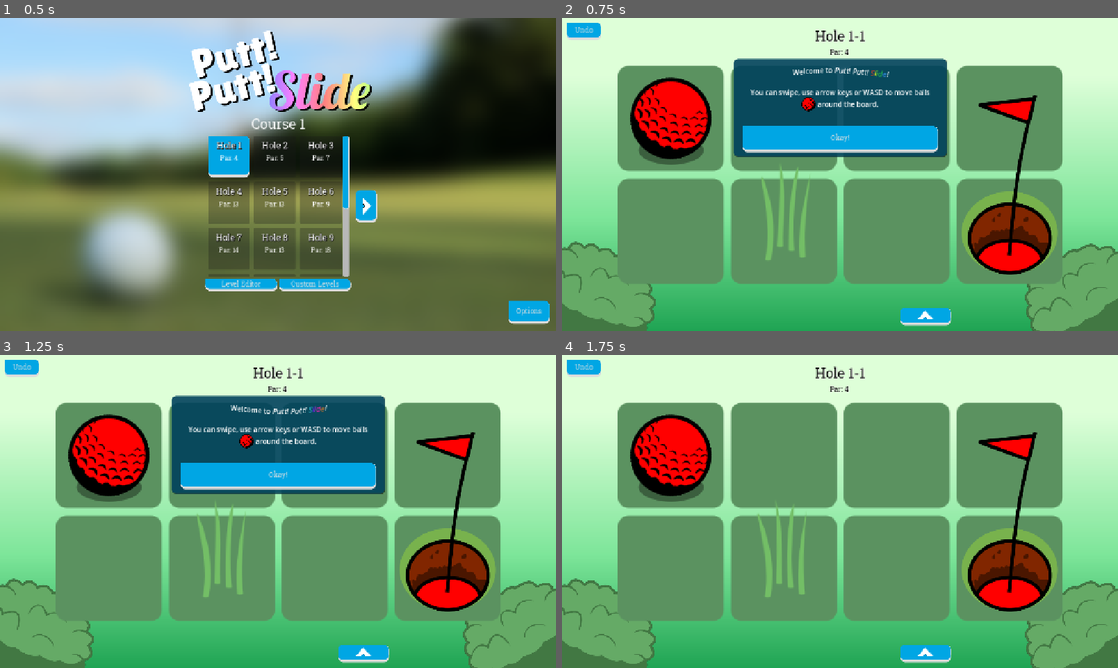
Above: before the commit, frames 1-4 (two rows, left to right).
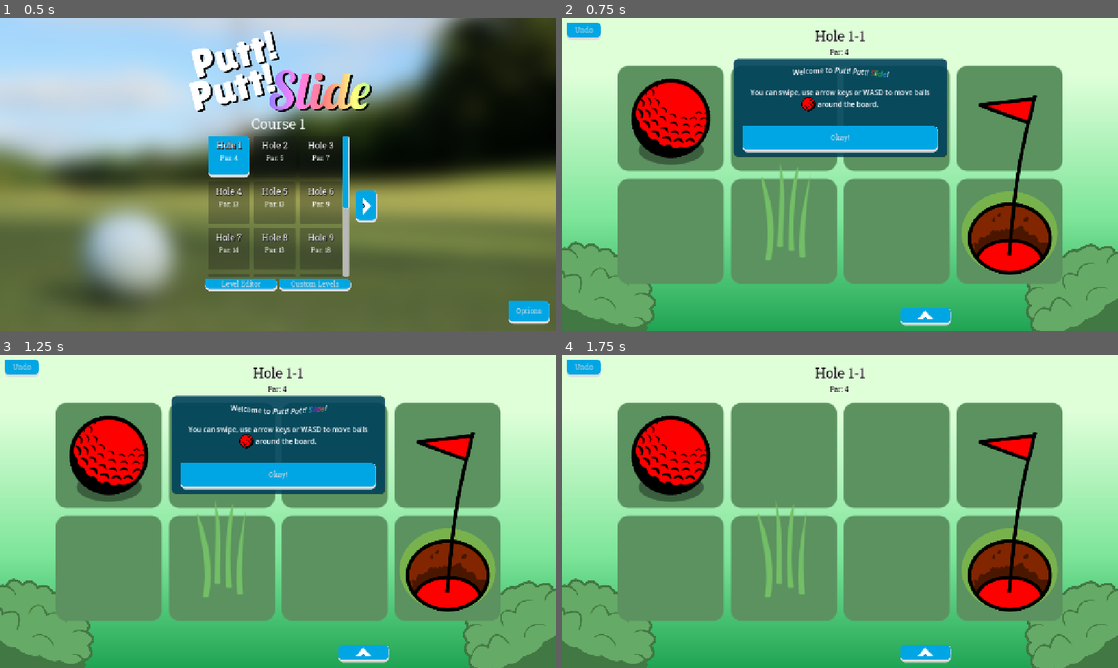
Above: after the commit, the same moments.

Repository: twincannon/GemSlide
Game: Godot game, scene res://scenes/splash_screen.tscn
Two runs of this game, one before a commit and one after it. Both use one fixed random seed, a clock stepped at 60 frames per second and the inputs below. Sound files missing from this copy of the repository are replaced by a short silence.
Inputs (mouse positions are in pixels of both pictures, inside the frame that each line leads up to):
- Up to frame 1 (0.5 s): no input
- Up to frame 2 (0.75 s): click (789, 155) at 0.5 s
- Up to frame 3 (1.25 s): no input
- Up to frame 4 (1.75 s): click "Okay!" at 1.25 s

Frame 1 is identical in both runs. In frame 2, 0.8% of the frame differs, in the area x 12-27%, y 18-46%; in frame 3, 0.8%; in frame 4, 0.8%.

Commit message:
Bombs, and other sneaky stuff

Diff:
--- a/scenes/entities/bomb.tscn
+++ b/scenes/entities/bomb.tscn
@@ -1,3 +1,50 @@
-[gd_scene format=3 uid="uid://be2l8tq8cuvqu"]
+[gd_scene load_steps=7 format=3 uid="uid://be2l8tq8cuvqu"]
+
+[ext_resource type="Script" uid="uid://dfosxdl403vbm" path="res://scripts/entities/bomb.gd" id="1_5hsef"]
+[ext_resource type="Texture2D" uid="uid://jw3bd5vhb8n" path="res://assets/art/bomb.png" id="1_b0vwv"]
+[ext_resource type="Texture2D" uid="uid://bw8jaiv5svurd" path="res://assets/art/bomb_fuse.png" id="2_5hsef"]
+[ext_resource type="Texture2D" uid="uid://dobutktmedt4a" path="res://assets/art/golfball_shadow.png" id="4_fscv5"]
+[ext_resource type="Texture2D" uid="uid://bjdd812ema07l" path="res://assets/art/vfx/particle_teleport.png" id="4_x01k1"]
+[ext_resource type="PackedScene" uid="uid://cn73bwxkrv5v8" path="res://scenes/components/color_component.tscn" id="5_ei0wy"]
 
 [node name="Bomb" type="Node2D"]
+script = ExtResource("1_5hsef")
+
+[node name="BlockedAnchor" type="Node2D" parent="."]
+
+[node name="BombSprite" type="Sprite2D" parent="BlockedAnchor"]
+unique_name_in_owner = true
+z_index = 100
+scale = Vector2(0.5, 0.5)
+texture = ExtResource("1_b0vwv")
+
+[node name="BombFuseSprite" type="Sprite2D" parent="BlockedAnchor"]
+unique_name_in_owner = true
+z_index = 101
+scale = Vector2(0.5, 0.5)
+texture = ExtResource("2_5hsef")
+
+[node name="BombFuseVFX" type="CPUParticles2D" parent="BlockedAnchor/BombFuseSprite"]
+unique_name_in_owner = true
+visible = false
+position = Vector2(106, -106)
+amount = 2
+texture = ExtResource("4_x01k1")
+lifetime = 0.1
+fixed_fps = 30
+local_coords = true
+gravity = Vector2(0, 0)
+angle_min = -720.0
+angle_max = 720.0
+scale_amount_min = 0.5
+scale_amount_max = 0.5
+color = Color(1, 0.933333, 0.27451, 1)
+
+[node name="ShadowSprite" type="Sprite2D" parent="BlockedAnchor"]
+unique_name_in_owner = true
+z_index = 99
+scale = Vector2(0.8, 0.95)
+texture = ExtResource("4_fscv5")
+
+[node name="ColorComponent" parent="." node_paths=PackedStringArray("node_to_colorize") instance=ExtResource("5_ei0wy")]
+node_to_colorize = NodePath("../BlockedAnchor/BombSprite")
--- a/scenes/entities/gem.tscn
+++ b/scenes/entities/gem.tscn
@@ -9,7 +9,6 @@
 script = ExtResource("1_jy8aq")
 
 [node name="BlockedAnchor" type="Node2D" parent="."]
-scale = Vector2(0.9, 0.9)
 
 [node name="GemSpriteRotAnchor" type="Node2D" parent="BlockedAnchor"]
 unique_name_in_owner = true
@@ -17,8 +16,15 @@
 [node name="GemSprite" type="Sprite2D" parent="BlockedAnchor/GemSpriteRotAnchor"]
 unique_name_in_owner = true
 z_index = 100
-scale = Vector2(0.8, 0.8)
+scale = Vector2(0.7, 0.7)
 texture = ExtResource("2_7klkk")
+
+[node name="ShadowSprite" type="Sprite2D" parent="BlockedAnchor"]
+unique_name_in_owner = true
+z_index = 99
+position = Vector2(0, 12.5)
+scale = Vector2(0.7, 0.7)
+texture = ExtResource("4_oxrsg")
 
 [node name="ColorblindHelper" type="Sprite2D" parent="."]
 
@@ -45,9 +51,3 @@
 text = "0,0"
 horizontal_alignment = 1
 metadata/_edit_use_anchors_ = true
-
-[node name="GemShadow" type="Sprite2D" parent="."]
-z_index = 99
-position = Vector2(0, 12.5)
-scale = Vector2(0.7, 0.7)
-texture = ExtResource("4_oxrsg")
--- a/scenes/entities/water_hazard.tscn
+++ b/scenes/entities/water_hazard.tscn
@@ -21,8 +21,3 @@
 volume_db = -6.0
 attenuation = 0.00124468
 bus = &"SFX"
-
-[node name="Timer" type="Timer" parent="."]
-one_shot = true
-
-[connection signal="timeout" from="Timer" to="." method="_on_timer_timeout"]
--- /dev/null
+++ b/scripts/entities/bomb.gd
@@ -0,0 +1,31 @@
+class_name Bomb
+extends Gem
+
+var ignited = false
+var ignite_next_move = false
+
+func _ready():
+	entity_sprite = %BombSprite
+	moves = true
+	gem_rotates = false
+
+func ignite_fuse():
+	ignite_next_move = true
+	%BombFuseVFX.visible = true
+
+func on_goal_entered(_goal):
+	super(_goal)
+	%BombFuseSprite.visible = false
+	%BombFuseVFX.visible = false
+
+func _on_movement_tween_done(dir):
+	super(dir)
+	if ignited and !gem_in_goal:
+		explode()
+	elif ignite_next_move:
+		ignited = true
+
+func explode():
+	Globals.get_game_node().queue_entity_for_removal(self)
+	$BlockedAnchor.visible = false
+	#todo: move adjacent entities/destroy rocks
--- a/scripts/entities/entity.gd
+++ b/scripts/entities/entity.gd
@@ -6,6 +6,8 @@
 
 var movement_tween_duration := 0.25
 var movement_tween_queue_time := 0.2
+
+var queue_free_timer_length = 1.0
 
 var grid_pos:Vector2i : set = set_grid_pos # Position on game grid
 @onready var distance_to_move := Globals.get_entity_movement_distance() # I want this to be const
@@ -181,3 +183,11 @@
 		moves = properties["moves"]
 	if properties.has("stuck"):
 		stuck = properties["stuck"]
+
+func start_free_timer():
+	#if needed, add an "is dead" var here so we know the entity is headed for the dumpster
+	get_tree().create_timer(queue_free_timer_length).timeout.connect(_on_free_timer_done.bind())
+
+func _on_free_timer_done():
+	queue_free()
+	Globals.get_game_node().check_goal()
--- a/scripts/entities/gem.gd
+++ b/scripts/entities/gem.gd
@@ -9,13 +9,15 @@
 var goal_tween:Tween
 var goal_tween_duration := 1.0
 
+var gem_rotates = true
+
 #@onready var floating_text_scene = preload("res://scenes/floating_text.tscn")
 
 func _ready():
 	entity_sprite = %GemSprite
 	moves = true
 	%GemSpriteRotAnchor.rotation = randf_range(-PI, PI)
-	add_to_group("gems")
+	add_to_group("gems") #is this used?
 
 func _initialize_entity(game:Game):
 	connect("on_goal_animation_finished", game.on_gem_goal_anim_finished.bind())
@@ -43,7 +45,8 @@
 
 	movement_tween.tween_property(self, "position", offset, tween_dur).as_relative()
 	var rot_dir = 1.5 if (_dir == Vector2i.RIGHT or _dir == Vector2i.DOWN) else -1.5
-	movement_tween.tween_property(%GemSpriteRotAnchor, "rotation", rot_dir, tween_dur).as_relative()
+	if gem_rotates:
+		movement_tween.tween_property(%GemSpriteRotAnchor, "rotation", rot_dir, tween_dur).as_relative()
 	movement_tween.chain().tween_callback(_on_movement_tween_done.bind(_dir))
 
 	#movement_tween.finished.connect(_on_movement_tween_done.bind(_dir))
@@ -66,7 +69,7 @@
 func on_goal_entered(_goal):
 	moves = false
 	gem_in_goal = true
-	$GemShadow.visible = false
+	%ShadowSprite.visible = false
 
 func goal_animation_finished():
 	goal_tween.stop() # Ensure our Tween doesn't report as running this frame
--- a/scripts/entities/water_hazard.gd
+++ b/scripts/entities/water_hazard.gd
@@ -1,7 +1,5 @@
 extends Entity
 class_name WaterHazard
-
-@onready var timer := $Timer
 
 var water_vfx_scene = preload("res://scenes/vfx/vfx_water.tscn")
 
@@ -21,12 +19,3 @@
 
 	var vfx = water_vfx_scene.instantiate()
 	add_child(vfx)
-
-	for e in Globals.get_game_node().entities:
-		var water = e as WaterHazard
-		if water:
-			water.timer.stop()
-	timer.start()
-
-func _on_timer_timeout():
-	Globals.get_game_node().check_goal()
--- a/scripts/game.gd
+++ b/scripts/game.gd
@@ -45,8 +45,7 @@
 func _ready():
 	get_tree().get_root().size_changed.connect(on_viewport_changed.bind())
 
-	undo_manager = UndoManager.new()
-	undo_manager.game = self
+	undo_manager = UndoManager.new(self)
 
 	if Globals.current_level_data:
 		data = Globals.current_level_data.get_data()
@@ -128,6 +127,14 @@
 		e._initialize_entity(self)
 	on_viewport_changed()
 
+	#var solver = PuzzleSolver.new(self)
+	#var solution = solver.solve_level()
+	#if solution.size() > 0:
+		#print("Optimal solution found in ", solution.size(), " moves")
+		#print("Solution: ", solution)
+	#else:
+		#print("Level is unsolvable or too complex")
+
 func add_entity_to_grid(entity:Entity, grid_pos:Vector2i):
 	$GridAnchor.add_child(entity)
 	entity.position = get_position_at_grid_pos(grid_pos)
@@ -174,6 +181,7 @@
 	# Process our entities queued for removal - do this here instead of during movement so we don't cause bugs with iteration
 	for e in entities_to_remove:
 		entities.erase(e)
+		e.start_free_timer()
 	entities_to_remove.clear()
 
 	if !check_goals_and_winnable()[1]:
@@ -434,6 +442,9 @@
 func on_goal_filled(_goal):
 	$Audio/GoalAudioPlayer.stream = goal_sound
 	$Audio/GoalAudioPlayer.play()
+	for e in entities:
+		if e is Bomb and e.gem_in_goal == false:
+			e.ignite_fuse()
 
 func on_game_over(won):
 	game_state = GameState.END
--- a/scripts/globals.gd
+++ b/scripts/globals.gd
@@ -24,7 +24,9 @@
 	WaterHazard,
 	Teleporter,
 	Button,
-	Bomb
+	BombRed,
+	BombGreen,
+	BombBlue
 }
 
 var COLOR_RED := Color.RED
--- a/scripts/level_editor/entity_icon_base.gd
+++ b/scripts/level_editor/entity_icon_base.gd
@@ -11,6 +11,7 @@
 var water_hazard_scene = preload("res://scenes/entities/water_hazard.tscn")
 var teleporter_scene = preload("res://scenes/entities/teleporter.tscn")
 var pressure_plate_scene = preload("res://scenes/entities/pressure_plate.tscn")
+var bomb_scene = preload("res://scenes/entities/bomb.tscn")
 
 var icon_ball = preload("res://assets/art/golfball.png")
 var icon_goal = preload("res://assets/art/goal.png")
@@ -21,6 +22,7 @@
 var icon_water = preload("res://assets/art/waterhazard.png")
 var icon_rock = preload("res://assets/art/rock.png")
 var icon_button = preload("res://assets/art/button_up.png")
+var icon_bomb = preload("res://assets/art/bomb.png")
 
 @export var entity_type:Globals.EntityType : set = set_entity_type
 @export var entity_text:String : set = set_entity_text
@@ -112,6 +114,18 @@
 		Globals.EntityType.Button:
 			entity_text = "btn"
 			entity_icon.texture = icon_button
+		Globals.EntityType.BombRed:
+			entity_text = "bomb"
+			entity_color = Color.RED
+			entity_icon.texture = icon_bomb
+		Globals.EntityType.BombGreen:
+			entity_text = "bomb"
+			entity_color = Color.GREEN
+			entity_icon.texture = icon_bomb
+		Globals.EntityType.BombBlue:
+			entity_text = "bomb"
+			entity_color = Color.BLUE
+			entity_icon.texture = icon_bomb
 		_:
 			entity_text = ""
 			entity_color = Color.WHITE
@@ -147,6 +161,8 @@
 	return entity_text.to_lower() == "tele"
 func is_pressureplate():
 	return entity_text.to_lower() == "btn"
+func is_bomb():
+	return entity_text.to_lower() == "bomb"
 func is_red():
 	return entity_color.r >= 0.8 and entity_color.g < 0.2 and entity_color.b < 0.2
 func is_green():
@@ -174,6 +190,8 @@
 		entity = teleporter_scene.instantiate() as Teleporter
 	elif is_pressureplate():
 		entity = pressure_plate_scene.instantiate() as PressurePlate
+	elif is_bomb():
+		entity = bomb_scene.instantiate() as Bomb
 	elif entity_text == "#":
 		entity = tile_blocker_scene.instantiate() as TileBlocker
 
--- /dev/null
+++ b/scripts/solver.gd
@@ -0,0 +1,387 @@
+extends Node
+class_name PuzzleSolver
+
+# Optimized game state representation
+class GameState:
+	var grid_size: Vector2i
+	var entity_positions: Dictionary = {} # entity_id -> position
+	var entity_states: Dictionary = {} # entity_id -> state_data
+	var moves: int = 0
+	var parent_state: GameState = null
+	var last_move: Vector2i = Vector2i.ZERO
+
+	func _init(size: Vector2i, ents: Array[Entity] = [], move_count: int = 0):
+		grid_size = size
+		moves = move_count
+
+		# Store entity positions and states more efficiently
+		for entity in ents:
+			var entity_id = str(entity.entity_type) + "_" + str(entity.entity_id) + "_" + str(entity.grid_pos)
+			entity_positions[entity_id] = entity.grid_pos
+
+			var state_data = {}
+			# Store the moves property - this determines if the entity can move
+			state_data["moves"] = entity.moves
+			state_data["stuck"] = entity.stuck
+
+			if entity is Gem:
+				var gem = entity as Gem
+				state_data["gem_in_goal"] = gem.gem_in_goal
+				state_data["color"] = gem.get_node("ColorComponent").color
+			elif entity is Goal:
+				var goal = entity as Goal
+				state_data["filled"] = goal.filled
+				state_data["color"] = goal.get_node("ColorComponent").color
+			elif entity is SandTrap:
+				var sand = entity as SandTrap
+				state_data["moves_to_escape"] = sand.moves_to_escape
+			elif entity is WaterHazard:
+				state_data["type"] = "water"
+
+			entity_states[entity_id] = state_data
+
+	func get_hash() -> String:
+		var hash_parts = []
+		hash_parts.append(str(grid_size))
+		hash_parts.append(str(moves))
+
+		# Sort entity IDs for consistent hashing
+		var sorted_ids = entity_positions.keys()
+		sorted_ids.sort()
+
+		for entity_id in sorted_ids:
+			hash_parts.append(entity_id + ":" + str(entity_positions[entity_id]))
+			var state = entity_states[entity_id]
+			for key in state.keys():
+				hash_parts.append(key + ":" + str(state[key]))
+
+		var hash_string = "|".join(hash_parts)
+		# Use a simple hash to create a short, safe key
+		return str(hash_string.hash())
+
+	func is_goal_state() -> bool:
+		var all_goals_filled = true
+
+		for entity_id in entity_states.keys():
+			var state = entity_states[entity_id]
+			# Check if this is a goal that's not filled
+			if state.has("filled") and !state["filled"]:
+				all_goals_filled = false
+				break
+
+		return all_goals_filled
+
+# A* priority queue with better performance
+class AStarQueue:
+	var queue: Array[Array] = [] # [f_score, state]
+
+	func push(f_score: int, state: GameState):
+		queue.append([f_score, state])
+		queue.sort_custom(func(a, b): return a[0] < b[0])
+
+	func pop() -> GameState:
+		if queue.is_empty():
+			return null
+		return queue.pop_front()[1]
+
+	func is_empty() -> bool:
+		return queue.is_empty()
+
+var game: Game
+var visited_states: Dictionary = {}
+var g_scores: Dictionary = {} # cost from start to state
+var f_scores: Dictionary = {} # estimated total cost
+
+func _init(game_instance: Game):
+	game = game_instance
+
+# A* search algorithm for better performance
+func solve_level() -> Array[Vector2i]:
+	var initial_state = create_game_state()
+
+	if !is_winnable(initial_state):
+		print("Level is not winnable!")
+		return []
+
+	var open_set = AStarQueue.new()
+	var start_hash = initial_state.get_hash()
+
+	g_scores[start_hash] = 0
+	f_scores[start_hash] = heuristic(initial_state)
+	open_set.push(f_scores[start_hash], initial_state)
+
+	visited_states.clear()
+
+	# Safety limits to prevent infinite loops
+	var max_states = 10000  # Maximum states to explore
+	var max_moves = 100     # Maximum moves to consider
+	var states_explored = 0
+
+	while !open_set.is_empty() and states_explored < max_states:
+		var current_state = open_set.pop()
+		var current_hash = current_state.get_hash()
+
+		if visited_states.has(current_hash):
+			continue
+
+		visited_states[current_hash] = current_state
+		states_explored += 1
+
+		# Check if we've reached the goal
+		if current_state.is_goal_state():
+			print("Solution found after exploring ", states_explored, " states")
+			return reconstruct_path(current_state)
+
+		# Check move limit
+		if current_state.moves >= max_moves:
+			continue
+
+		# Try all possible moves
+		var directions = [Vector2i.UP, Vector2i.DOWN, Vector2i.LEFT, Vector2i.RIGHT]
+		for direction in directions:
+			var new_state = simulate_move(current_state, direction)
+			if new_state:
+				var new_hash = new_state.get_hash()
+				if !visited_states.has(new_hash):
+					# Make sure we have a g_score for current_hash before accessing it
+					if !g_scores.has(current_hash):
+						g_scores[current_hash] = current_state.moves
+
+					var tentative_g_score = g_scores[current_hash] + 1
+
+					if !g_scores.has(new_hash) or tentative_g_score < g_scores[new_hash]:
+						new_state.parent_state = current_state
+						new_state.last_move = direction
+
+						g_scores[new_hash] = tentative_g_score
+						f_scores[new_hash] = tentative_g_score + heuristic(new_state)
+
+						open_set.push(f_scores[new_hash], new_state)
+
+	if states_explored >= max_states:
+		print("Search limit reached (", max_states, " states). No solution found!")
+	else:
+		print("No solution found after exploring ", states_explored, " states!")
+	return []
+
+# Create a game state from the current game
+func create_game_state() -> GameState:
+	# Safety check
+	if game == null:
+		print("ERROR: Game is null!")
+		return null
+
+	if game.entities == null:
+		print("ERROR: Game entities is null!")
+		return null
+
+	print("Creating game state with ", game.entities.size(), " entities")
+	return GameState.new(game.grid_size, game.entities, game.moves)
+
+# Check if a level is winnable
+func is_winnable(state: GameState) -> bool:
+	var goal_dict = {"Red": 0, "Green": 0, "Blue": 0}
+	var gem_dict = {"Red": 0, "Green": 0, "Blue": 0}
+
+	for entity_id in state.entity_states.keys():
+		var entity_state = state.entity_states[entity_id]
+		# Count ALL goals (filled and unfilled)
+		if entity_state.has("filled"):
+			var color = entity_state["color"]
+			if color == Globals.COLOR_RED: goal_dict["Red"] += 1
+			elif color == Globals.COLOR_GREEN: goal_dict["Green"] += 1
+			elif color == Globals.COLOR_BLUE: goal_dict["Blue"] += 1
+		# Count ALL gems (in goals and not in goals)
+		elif entity_state.has("gem_in_goal"):
+			var color = entity_state["color"]
+			if color == Globals.COLOR_RED: gem_dict["Red"] += 1
+			elif color == Globals.COLOR_GREEN: gem_dict["Green"] += 1
+			elif color == Globals.COLOR_BLUE: gem_dict["Blue"] += 1
+
+	return gem_dict["Red"] >= goal_dict["Red"] and \
+		   gem_dict["Green"] >= goal_dict["Green"] and \
+		   gem_dict["Blue"] >= goal_dict["Blue"]
+
+# Heuristic function for A*
+func heuristic(state: GameState) -> int:
+	var h_score = 0
+
+	# Count unfilled goals
+	var unfilled_goals = 0
+	for entity_id in state.entity_states.keys():
+		var entity_state = state.entity_states[entity_id]
+		if entity_state.has("filled") and !entity_state["filled"]:
+			unfilled_goals += 1
+
+	h_score += unfilled_goals * 5
+
+	# Add distance-based heuristic
+	var gem_positions = []
+	var goal_positions = []
+
+	for entity_id in state.entity_positions.keys():
+		var entity_state = state.entity_states[entity_id]
+		var pos = state.entity_positions[entity_id]
+
+		# Gems that are not in goals
+		if entity_state.has("gem_in_goal") and !entity_state["gem_in_goal"]:
+			gem_positions.append({"pos": pos, "color": entity_state["color"]})
+		# Goals that are not filled
+		elif entity_state.has("filled") and !entity_state["filled"]:
+			goal_positions.append({"pos": pos, "color": entity_state["color"]})
+
+	# Calculate minimum distance from gems to matching goals
+	for gem in gem_positions:
+		var min_distance = 999
+		for goal in goal_positions:
+			if gem["color"] == goal["color"]:
+				var distance = abs(gem["pos"].x - goal["pos"].x) + abs(gem["pos"].y - goal["pos"].y)
+				min_distance = min(min_distance, distance)
+		h_score += min_distance
+
+	# Add penalty for stuck entities
+	var stuck_entities = 0
+	for entity_id in state.entity_states.keys():
+		var entity_state = state.entity_states[entity_id]
+		if entity_state.has("stuck") and entity_state["stuck"]:
+			stuck_entities += 1
+
+	h_score += stuck_entities * 3
+
+	return h_score
+
+# Simulate a move (simplified version)
+func simulate_move(state: GameState, direction: Vector2i) -> GameState:
+	var new_state = GameState.new(state.grid_size, [], state.moves + 1)
+
+	# Copy current state
+	new_state.entity_positions = state.entity_positions.duplicate()
+	new_state.entity_states = state.entity_states.duplicate()
+
+	# Apply movement logic (simplified)
+	var moved_entities = []
+
+	for entity_id in new_state.entity_positions.keys():
+		var entity_state = new_state.entity_states[entity_id]
+		var current_pos = new_state.entity_positions[entity_id]
+		var target_pos = current_pos + direction
+
+		# Only move entities that have moves = true and are not stuck
+		if entity_state.has("moves") and entity_state["moves"] and !entity_state["stuck"]:
+			# Check if entity can move
+			if can_move_to_position(target_pos, new_state):
+				new_state.entity_positions[entity_id] = target_pos
+				moved_entities.append(entity_id)
+
+	# If no entities moved, this is an invalid state
+	if moved_entities.is_empty():
+		return null
+
+	# Handle post-movement effects
+	handle_post_movement_effects(new_state)
+
+	return new_state
+
+# Check if an entity can move to a position
+func can_move_to_position(pos: Vector2i, state: GameState) -> bool:
+	# Check bounds
+	if pos.x < 0 or pos.x >= state.grid_size.x or \
+	   pos.y < 0 or pos.y >= state.grid_size.y:
+		return false
+
+	# Check for blocking entities at target position
+	for entity_id in state.entity_positions.keys():
+		if state.entity_positions[entity_id] == pos:
+			var entity_state = state.entity_states[entity_id]
+
+			# Goals don't block movement - gems can move onto them
+			if entity_state.has("filled"):
+				continue # Both filled and unfilled goals don't block
+
+			# Other entities block movement
+			return false
+
+	return true
+
+# Handle post-movement effects
+func handle_post_movement_effects(state: GameState):
+	var entities_to_remove = []
+
+	# Handle goal filling - check if any gems are on goals
+	for gem_id in state.entity_positions.keys():
+		var gem_state = state.entity_states[gem_id]
+		if gem_state.has("gem_in_goal") and !gem_state["gem_in_goal"]:
+			var gem_pos = state.entity_positions[gem_id]
+
+			# Check if there's a matching goal at this position
+			for goal_id in state.entity_positions.keys():
+				var goal_state = state.entity_states[goal_id]
+				if goal_state.has("filled") and !goal_state["filled"]:
+					if state.entity_positions[goal_id] == gem_pos:
+						if gem_state["color"] == goal_state["color"]:
+							goal_state["filled"] = true
+							gem_state["gem_in_goal"] = true
+
+	# Handle water hazards
+	for entity_id in state.entity_positions.keys():
+		var entity_state = state.entity_states[entity_id]
+		var pos = state.entity_positions[entity_id]
+
+		if entity_state.has("type") and entity_state["type"] == "water":
+			for other_id in state.entity_positions.keys():
+				if state.entity_positions[other_id] == pos:
+					var other_state = state.entity_states[other_id]
+					if other_state.has("gem_in_goal"):
+						entities_to_remove.append(other_id)
+
+	# Remove destroyed entities
+	for entity_id in entities_to_remove:
+		state.entity_positions.erase(entity_id)
+		state.entity_states.erase(entity_id)
+
+# Reconstruct the solution path
+func reconstruct_path(goal_state: GameState) -> Array[Vector2i]:
+	var path:Array[Vector2i] = []
+	var current_state = goal_state
+
+	while current_state.parent_state != null:
+		path.push_front(current_state.last_move)
+		current_state = current_state.parent_state
+
+	return path
+
+# Public function to solve the current level
+func solve() -> Array[Vector2i]:
+	print("Starting optimized solver...")
+
+	# Safety check
+	if game == null:
+		print("ERROR: Game is null!")
+		return []
+
+	var start_time = Time.get_time_dict_from_system()
+
+	var solution = solve_level()
+
+	var end_time = Time.get_time_dict_from_system()
+	var elapsed = (end_time.hour - start_time.hour) * 3600 + \
+				  (end_time.minute - start_time.minute) * 60 + \
+				  (end_time.second - start_time.second)
+
+	print("Solver completed in ", elapsed, " seconds")
+	print("States explored: ", visited_states.size())
+
+	if solution.size() > 0:
+		print("Solution found in ", solution.size(), " moves!")
+		for i in range(solution.size()):
+			var dir = solution[i]
+			var dir_name = ""
+			if dir == Vector2i.UP: dir_name = "UP"
+			elif dir == Vector2i.DOWN: dir_name = "DOWN"
+			elif dir == Vector2i.LEFT: dir_name = "LEFT"
+			elif dir == Vector2i.RIGHT: dir_name = "RIGHT"
+			print("Move ", i + 1, ": ", dir_name)
+	else:
+		print("No solution found!")
+
+	return solution
--- a/scripts/undo/undo_manager.gd
+++ b/scripts/undo/undo_manager.gd
@@ -3,6 +3,9 @@
 
 var game:Game
 var game_states:Array[UndoGameState]
+
+func _init(in_game:Game):
+	game = in_game
 
 func push_game_state():
 	var new_game_state := UndoGameState.new()
Binary file added: assets/art/bomb.png
Not shown, added: assets/art/bomb.png.import
Binary file added: assets/art/bomb_fuse.png
Not shown, added: assets/art/bomb_fuse.png.import
Not shown: 1 places in scenes/entities/water_hazard.tscn that only renumber resources
Not shown, added: scripts/entities/bomb.gd.uid
Not shown, added: scripts/solver.gd.uid
